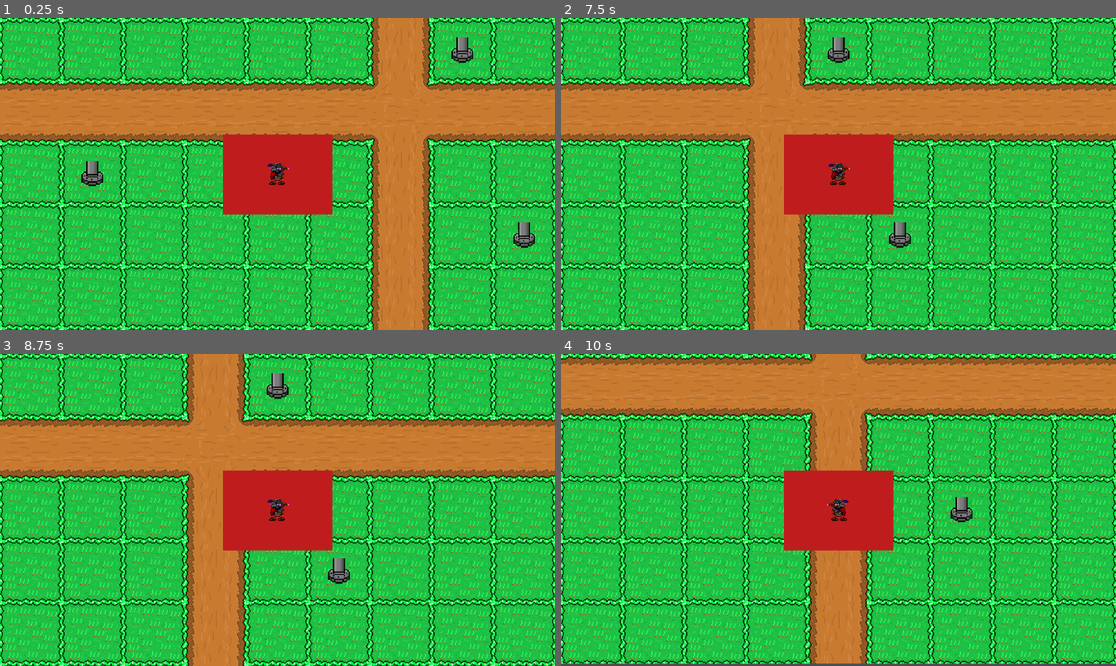
Above: before the commit, frames 1-4 (two rows, left to right).
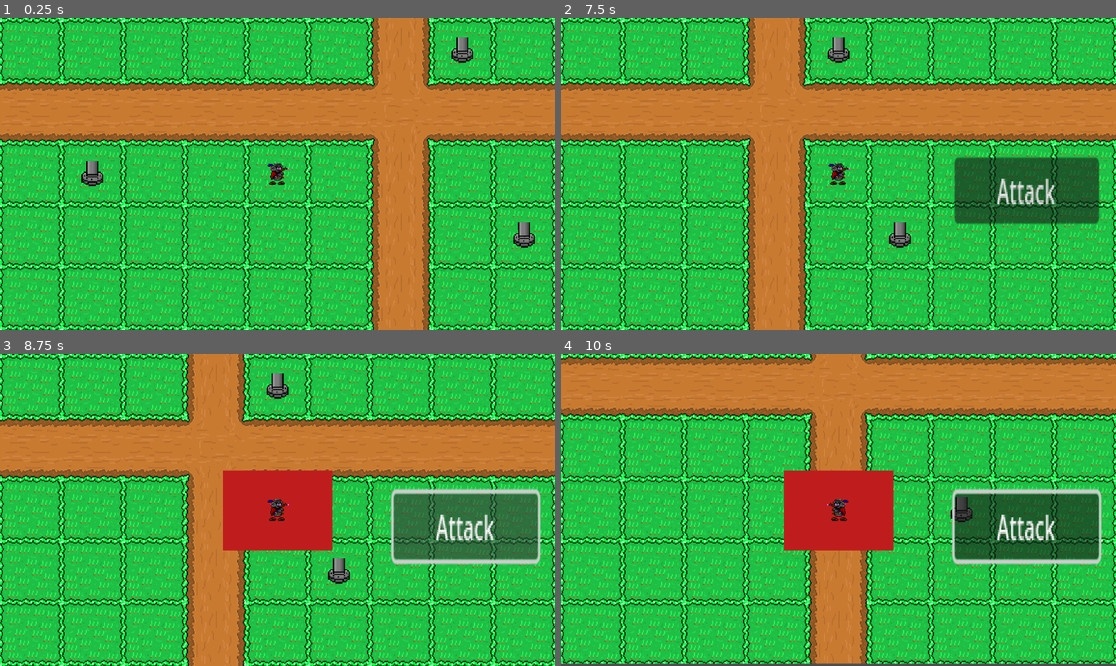
Above: after the commit, the same moments.

Repository: MiluLo/Rat_Knight_Game
Game: Godot game, scene res://scenes/world.tscn
The game is run twice, just before and just after one commit, with the same random seed, the same clock (stepped at 60 frames per second) and the same inputs.
Inputs (mouse positions are in pixels of both pictures, inside the frame that each line leads up to):
- Up to frame 1 (0.25 s): no input
- Up to frame 2 (7.5 s): tap Enter at 0.5, 2, 3.5 s; move the mouse to (960, 158) at 0.52 s; hold D (right) 0.53-1.28 s; click (960, 158) at 0.6 s; tap Space at 1.25, 2.75, 4.25 s; move the mouse to (727, 189) at 1.27 s; hold S (down) 1.28-2.03 s; click (727, 189) at 1.35 s; move the mouse to (894, 105) at 2.02 s; hold D (right) 2.03-2.78 s; click (894, 105) at 2.1 s; move the mouse to (810, 236) at 2.77 s; hold W (up) 2.78-3.53 s; click (810, 236) at 2.85 s; move the mouse to (1005, 220) at 3.52 s; hold A (left) 3.53-5.03 s; click (1005, 220) at 3.6 s; move the mouse to (672, 127) at 4.27 s; click (672, 127) at 4.35 s; move the mouse to (866, 174) at 5.02 s; hold S (down) 5.03-5.78 s; click (866, 174) at 5.1 s; move the mouse to (755, 96) at 5.77 s; hold D (right) 5.78-6.53 s; click (755, 96) at 5.85 s; move the mouse to (960, 158) at 6.52 s; hold W (up) 6.53-7.28 s; click (960, 158) at 6.6 s; move the mouse to (727, 189) at 7.27 s; hold D (right) from 7.28 s (still down); click (727, 189) at 7.35 s
- Up to frame 3 (8.75 s): release D (right) at 8 s; click (466, 525) at 8 s, where only the run after the commit has a clickable "Attack"
- Up to frame 4 (10 s): move the mouse to (894, 441) at 8.77 s; hold S (down) 8.78-9.53 s; click (894, 441) at 8.85 s; move the mouse to (810, 572) at 9.52 s; hold A (left) from 9.53 s (still down); click (810, 572) at 9.6 s

The runs differ from the first frame. In frame 1, 4.9% of the frame differs, in the area x 40-60%, y 37-64%; in frame 2, 10%, in the area x 40-97%, y 37-67%; in frame 3, 6.5%; in frame 4, 6.3%.

Commit message:
aiming pt 1

Diff:
--- a/project.godot
+++ b/project.godot
@@ -46,3 +46,8 @@
 "events": [Object(InputEventKey,"resource_local_to_scene":false,"resource_name":"","device":-1,"window_id":0,"alt_press …(192 unchanged characters)…
 ]
 }
+select={
+"deadzone": 0.2,
+"events": [Object(InputEventMouseButton,"resource_local_to_scene":false,"resource_name":"","device":-1,"window_id":0,"alt_pressed":false,"shift_pressed":false,"ctrl_pressed":false,"meta_pressed":false,"button_mask":0,"position":Vector2(0, 0),"global_position":Vector2(0, 0),"factor":1.0,"button_index":1,"canceled":false,"pressed":false,"double_click":false,"script":null)
+]
+}
--- a/scenes/rat_knight.tscn
+++ b/scenes/rat_knight.tscn
@@ -227,3 +227,29 @@
 offset_right = 228.0
 offset_bottom = 168.0
 color = Color(0.75, 0.113281, 0.113281, 1)
+
+[node name="attack aim" type="RayCast2D" parent="."]
+target_position = Vector2(300, 0)
+
+[node name="CanvasLayer" type="CanvasLayer" parent="."]
+
+[node name="VBoxContainer" type="VBoxContainer" parent="CanvasLayer"]
+anchors_preset = 3
+anchor_left = 1.0
+anchor_top = 1.0
+anchor_right = 1.0
+anchor_bottom = 1.0
+offset_left = -335.0
+offset_top = -358.0
+offset_right = -212.0
+offset_bottom = -327.0
+grow_horizontal = 0
+grow_vertical = 0
+scale = Vector2(2.43635, 4.42214)
+
+[node name="Attack" type="Button" parent="CanvasLayer/VBoxContainer"]
+texture_filter = 1
+layout_mode = 2
+text = "Attack"
+
+[connection signal="pressed" from="CanvasLayer/VBoxContainer/Attack" to="." method="_on_attack_pressed"]
--- a/scripts/TurnManager.gd
+++ b/scripts/TurnManager.gd
@@ -17,6 +17,8 @@
 var characters
 
 var enemy_spawn = preload("res://scenes/enemy_rook.tscn").instantiate()
+
+
 
 var battle: bool = false
 
--- a/scripts/rat_knight.gd
+++ b/scripts/rat_knight.gd
@@ -15,8 +15,15 @@
 var mov = 0
 const movement_allowance = 0.5
 var action = 0
+var aiming = false
+
 
 @onready var tile_map: TileMapLayer = %TileMapLayer
+
+@onready var attack_aim: RayCast2D = $"attack aim"
+
+@onready var v_box: VBoxContainer = $CanvasLayer/VBoxContainer
+@onready var attack_range: ColorRect = $ColorRect
 
 
 
@@ -25,7 +32,8 @@
 #const tile_size: Vector2 = Vector2(64,64)#64#not needed but might be later
 var sprite_node_pos_tween: Tween
 
-#func _ready() -> void:
+func _ready() -> void:
+	attack_range.visible = false
 	#GlobalSignal.turn_start.connect(turn_start, CONNECT_ONE_SHOT)
 	#GlobalSignal.character_change.connect(character_change, CONNECT_ONE_SHOT)
 	#GlobalSignal.battle_start.connect(battle_start)#when siganl is emitted it connects it to a func
@@ -57,11 +65,22 @@
 					mov += movement_allowance
 
 	if mov <= 0.5 and action > 0:
+		print("test")
 		player_turn = false
 		battle = true
 
-	if battle:
-		print("test")
+	#if battle:
+		#print("test")
+	if player_turn:
+		v_box.visible = true
+	else:
+		v_box.visible = false
+
+	if aiming and player_turn:
+		print("aim true")
+		attack_aim.look_at(get_global_mouse_position())
+		if Input.is_action_just_pressed("select") and attack_aim.is_colliding():
+			print(get_global_mouse_position())
 
 
 func move(direction: Vector2):
@@ -98,24 +117,24 @@
 	print("rat_knight")
 	battle = false
 	player_turn = true
+	attack()
 	await get_tree().create_timer(2).timeout
 	#if battle and not player_turn:
+
+	GlobalSignal.turn_over.emit()
+	await get_tree().create_timer(5).timeout #sets timer for when ui turns off on end of turn
 	print("player turn over")
-	GlobalSignal.turn_over.emit()
+	player_turn = false
 
-
-func actions():
-	pass
-
-#func turn_start():
-	#print("turnstart")
-	#battle = false
-	#player_turn = true
-	#
-	#await get_tree().create_timer(2).timeout
-	#character_change()
-	#GlobalSignal.turn_over.emit()
-	#print("turn over")
+func attack():
+	print("test")
 
 func character_change():
 	GlobalSignal.character_change.emit()
+
+func _on_attack_pressed() -> void:
+	aiming = true
+	attack_range.visible = true
+	print("test")
+	#if action <= 0:
+#a		Input.
